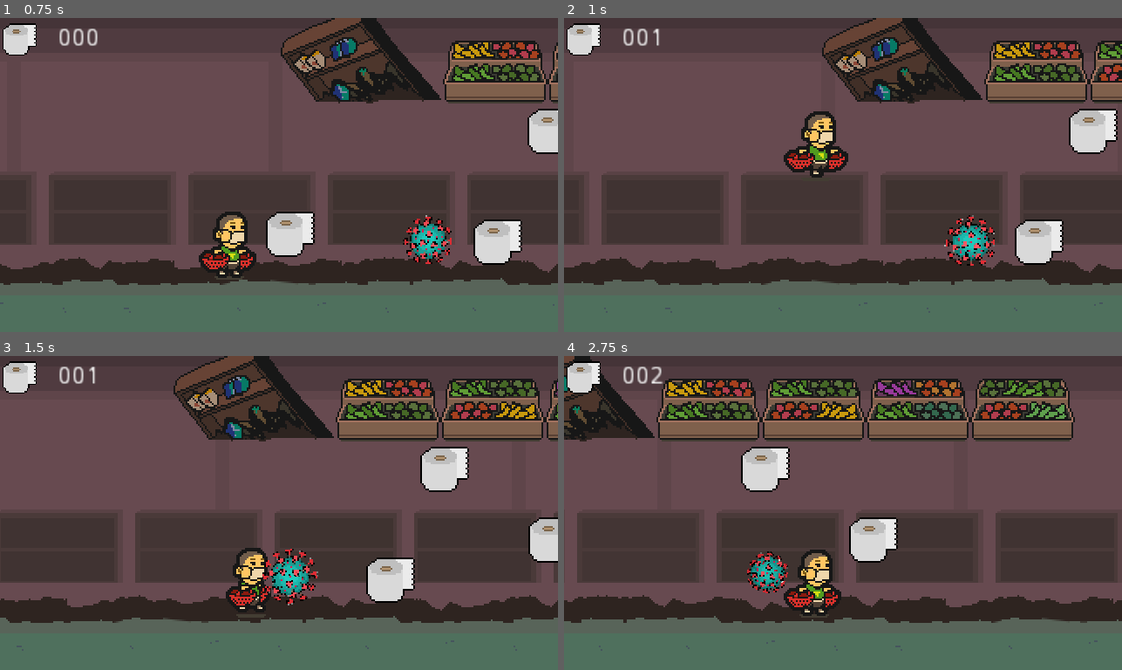
Above: before the commit, frames 1-4 (two rows, left to right).
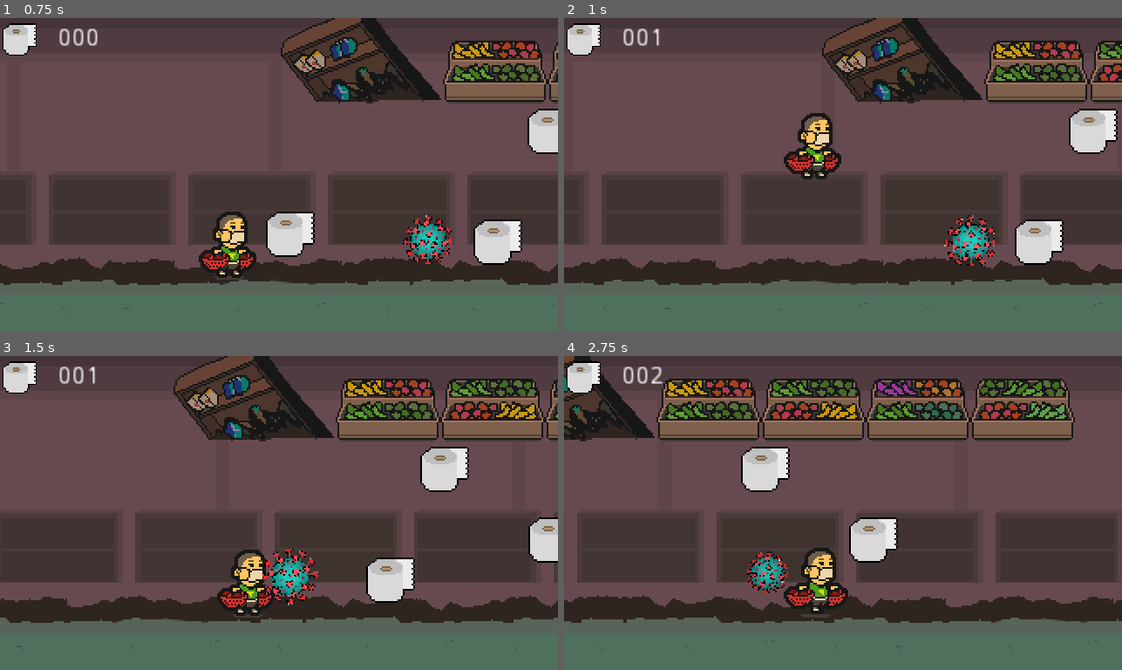
Above: after the commit, the same moments.

Repository: progsource/ssj2020_1
Game: Godot game, scene res://scenes/Game.tscn
Same seed, same stepped clock (60 frames per second), same inputs: the game is played once before the commit and once after it.
Inputs:
- Up to frame 1 (0.75 s): hold Right (ui_right) from 0.53 s (still down)
- Up to frame 2 (1 s): keep holding Right (ui_right); tap Space (ui_select) at 0.77 s
- Up to frame 3 (1.5 s): keep holding Right (ui_right)
- Up to frame 4 (2.75 s): tap Space (ui_select) at 1.52 s; release Right (ui_right) at 2.03 s; hold Left (ui_left) from 2.03 s (still down)

Frame 1 is identical in both runs. In frame 2, 1.0% of the frame differs, in the area x 39-51%, y 29-52%; in frame 3, 0.7%; in frame 4, 0.9%.

Commit message:
changed player run

Diff:
--- a/code/packed/Player.tscn
+++ b/code/packed/Player.tscn
@@ -39,11 +39,10 @@
 "values": [ Rect2( 0, 96, 48, 48 ) ]
 }
 
-[sub_resource type="Animation" id=3]
-resource_name = "PlayerRun"
-length = 0.9
+[sub_resource type="Animation" id=4]
+length = 0.8
 loop = true
-step = 0.01
+step = 0.2
 tracks/0/type = "value"
 tracks/0/path = NodePath("Sprite:region_rect")
 tracks/0/interp = 1
@@ -51,7 +50,7 @@
 tracks/0/imported = false
 tracks/0/enabled = true
 tracks/0/keys = {
-"times": PoolRealArray( 0.1, 0.3, 0.5, 0.7 ),
+"times": PoolRealArray( 0, 0.2, 0.4, 0.6 ),
 "transitions": PoolRealArray( 1, 1, 1, 1 ),
 "update": 1,
 "values": [ Rect2( 0, 48, 48, 48 ), Rect2( 48, 48, 48, 48 ), Rect2( 96, 48, 48, 48 ), Rect2( 144, 48, 48, 48 ) ]
@@ -63,7 +62,7 @@
 [node name="Sprite" type="Sprite" parent="."]
 texture = ExtResource( 1 )
 region_enabled = true
-region_rect = Rect2( 144, 48, 48, 48 )
+region_rect = Rect2( 48, 48, 48, 48 )
 
 [node name="CollisionShape2D" type="CollisionShape2D" parent="."]
 position = Vector2( -1, 2 )
@@ -72,5 +71,5 @@
 [node name="AnimationPlayer" type="AnimationPlayer" parent="."]
 autoplay = "PlayerIdle"
 anims/PlayerIdle = SubResource( 2 )
-anims/PlayerJump = SubResource( 4 )
-anims/PlayerRun = SubResource( 3 )
+anims/PlayerJump = SubResource( 3 )
+anims/PlayerRun = SubResource( 4 )
--- a/code/scenes/Game.tscn
+++ b/code/scenes/Game.tscn
@@ -6,8 +6,6 @@
 [ext_resource path="res://packed/Toiletpaper.tscn" type="PackedScene" id=4]
 [ext_resource path="res://scripts/scenes/Game.gd" type="Script" id=5]
 [ext_resource path="res://packed/HUD.tscn" type="PackedScene" id=6]
-[ext_resource path="res://packed/SceneLoader.tscn" type="PackedScene" id=7]
-[ext_resource path="res://packed/Granny.tscn" type="PackedScene" id=8]
 [ext_resource path="res://packed/Background.tscn" type="PackedScene" id=7]
 
 [node name="Game" type="Node2D"]
Not shown: 1 places in code/packed/Player.tscn that only renumber resources
Not shown, added: history/2020_03_29_3.png
